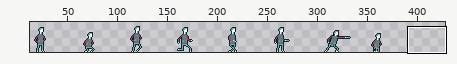
Sprite sheet, stored at Player/Player.png. The first picture is a wide view before the edit; the outline marks the close-up.
Close-up. As it was:
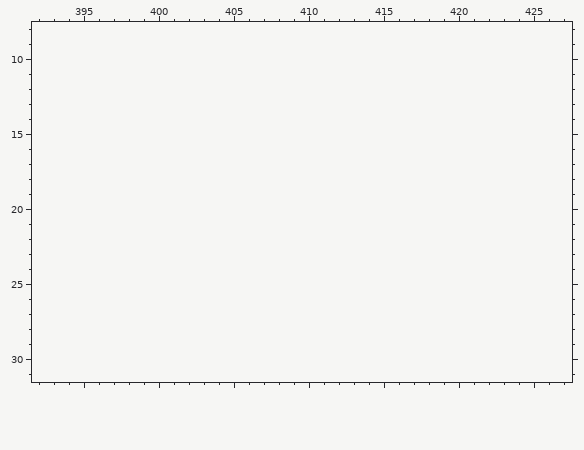
The file is 384x32 pixels. Shown: x 392..427, y 8..31. The old version is drawn lined up with the new one, on the new canvas. The wide view leaves out empty margins.
And afterwards:
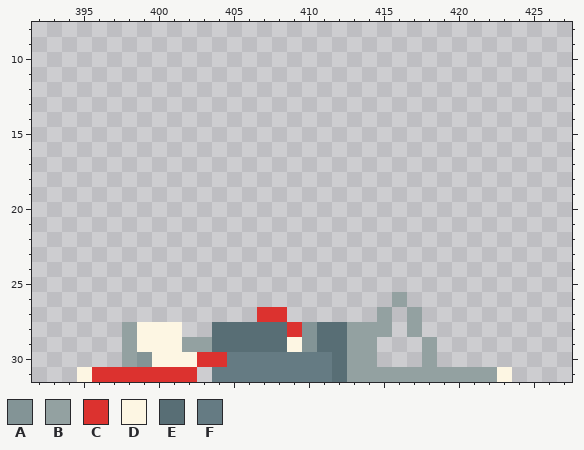
Palette (. is transparent): A #839496  B #93a1a1  C #dc322f  D #fdf6e3  E #586e75  F #657b83
What changed:
canvas 384x32 -> 432x32
y 26: x 416 . -> B
y 27: x 407..408 .. -> CC; x 415 . -> B; x 417 . -> B
y 28: x 398..401 .... -> BDDD; x 404..415 ............ -> EEEEECAEEBBB; x 417 . -> B
y 29: x 398..414 ................. -> BDDDBBEEEEEDAEEBB; x 418 . -> B
y 30: x 398..414 ................. -> BADDDCCFFFFFFFEBB; x 418 . -> B
y 31: x 395..402 ........ -> DCCCCCCC; x 404..423 .................... -> FFFFFFFFEBBBBBBBBBBD
